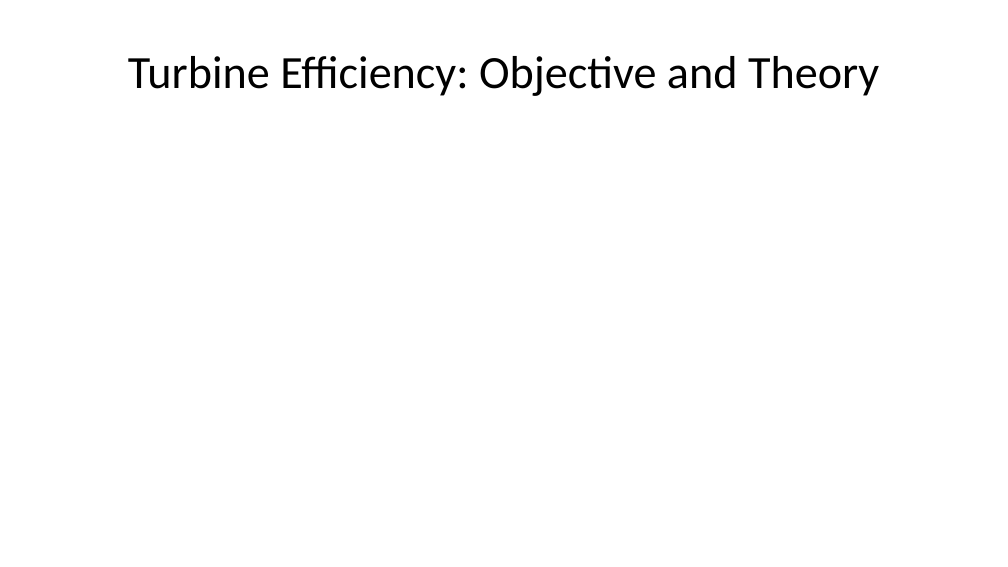
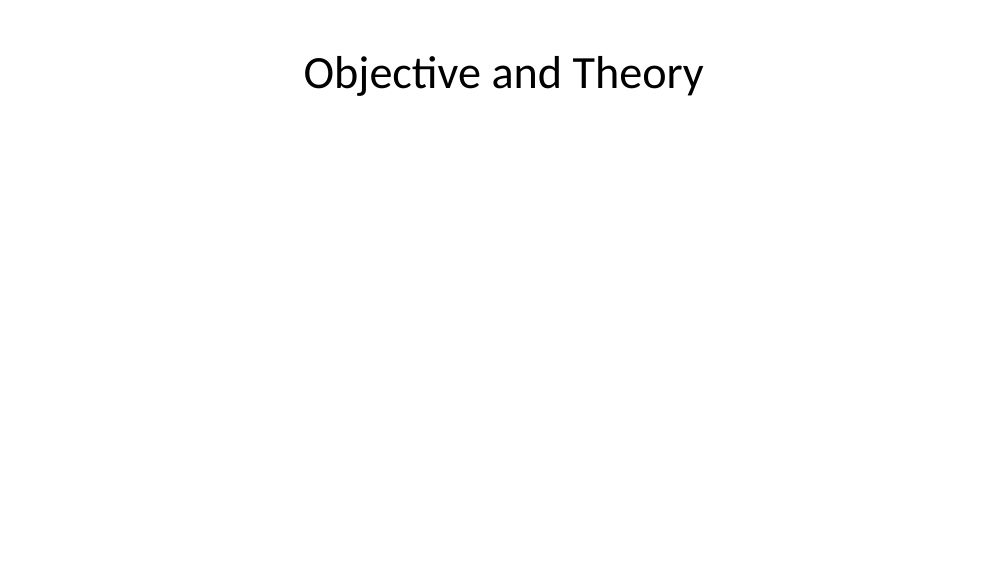
Before and after one commit to volumen25/simlabs, a slide deck: slide 17 of UC2026_simlabs.pptx (slide 9 before the commit). Drawn at 1008x567 pixels with LibreOffice and Linux fonts; fonts in the diff are those of the drawing. Boxes give left, top, right and bottom in pixels: in the first picture for what was removed or moved away, otherwise in the second. Text is boxed around its words. In the diff, an @@ line names an element or a change of style, - is before the commit and + after.

```diff
--- a/UC2026_simlabs.pptx
+++ b/UC2026_simlabs.pptx
@@ title at bbox=[304, 56, 704, 96]: text changed @@
-Turbine Efficiency: Objective and Theory
+Objective and Theory
```
Also in this commit, not shown: 6 other slides changed, 18 slides added, 6 slides removed, 7 other files.
